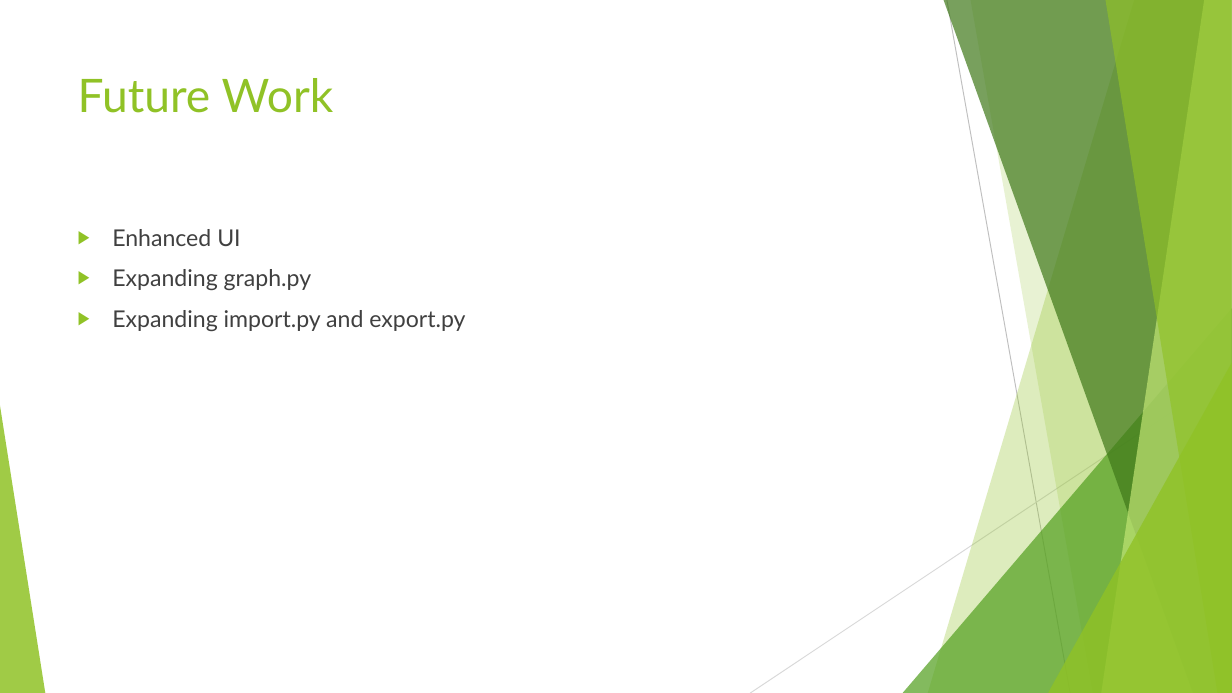
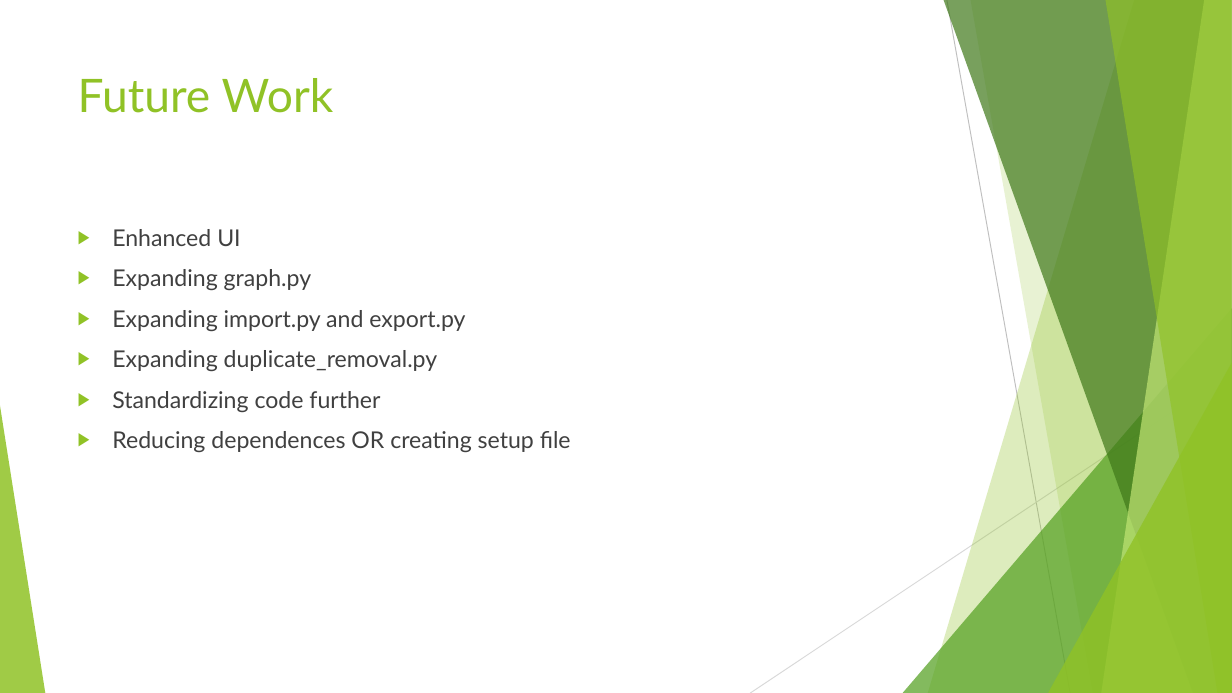
Before and after one commit to sydneyfowler/CS3030, a slide deck: slide 7 of presentation.pptx (slide 5 before the commit). Drawn at 1232x693 pixels with LibreOffice and Linux fonts; fonts in the diff are those of the drawing. Boxes give left, top, right and bottom in pixels: in the first picture for what was removed or moved away, otherwise in the second. Text is boxed around its words. In the diff, an @@ line names an element or a change of style, - is before the commit and + after.

Commit message:
Presentation ¶ Report refinment
Refined presentation: edited a few slides, added a couple for clarity.
Refined report: small edits and grammar / spell checks.

```diff
--- a/presentation.pptx
+++ b/presentation.pptx
@@ text at [112,350,571,452]: paragraphs added @@
+▶ Expanding duplicate_removal.py
+▶ Standardizing code further
+▶ Reducing dependences OR creating setup file
```
Also in this commit, not shown: 1 other slide changed, 2 slides added, 1 other file.
